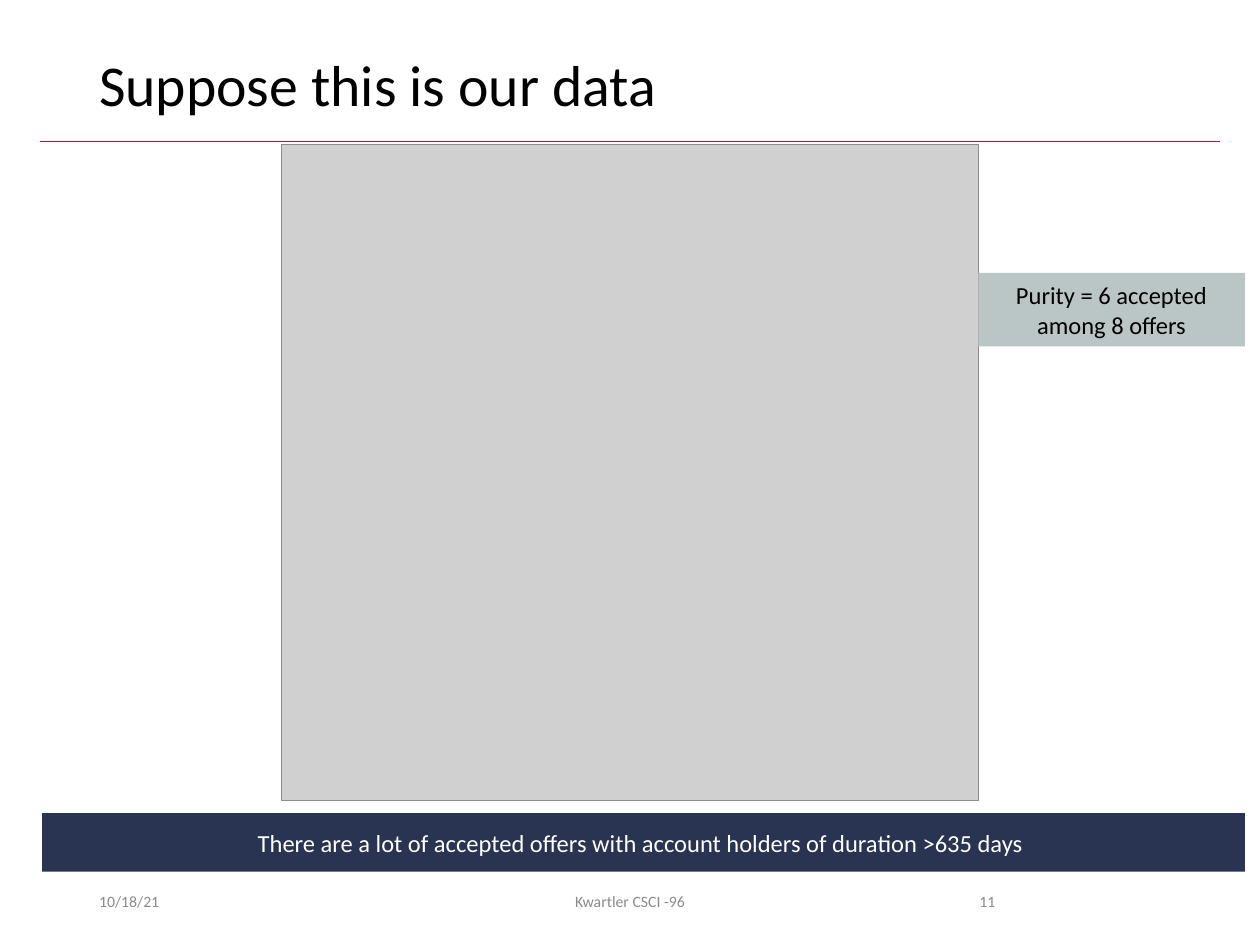
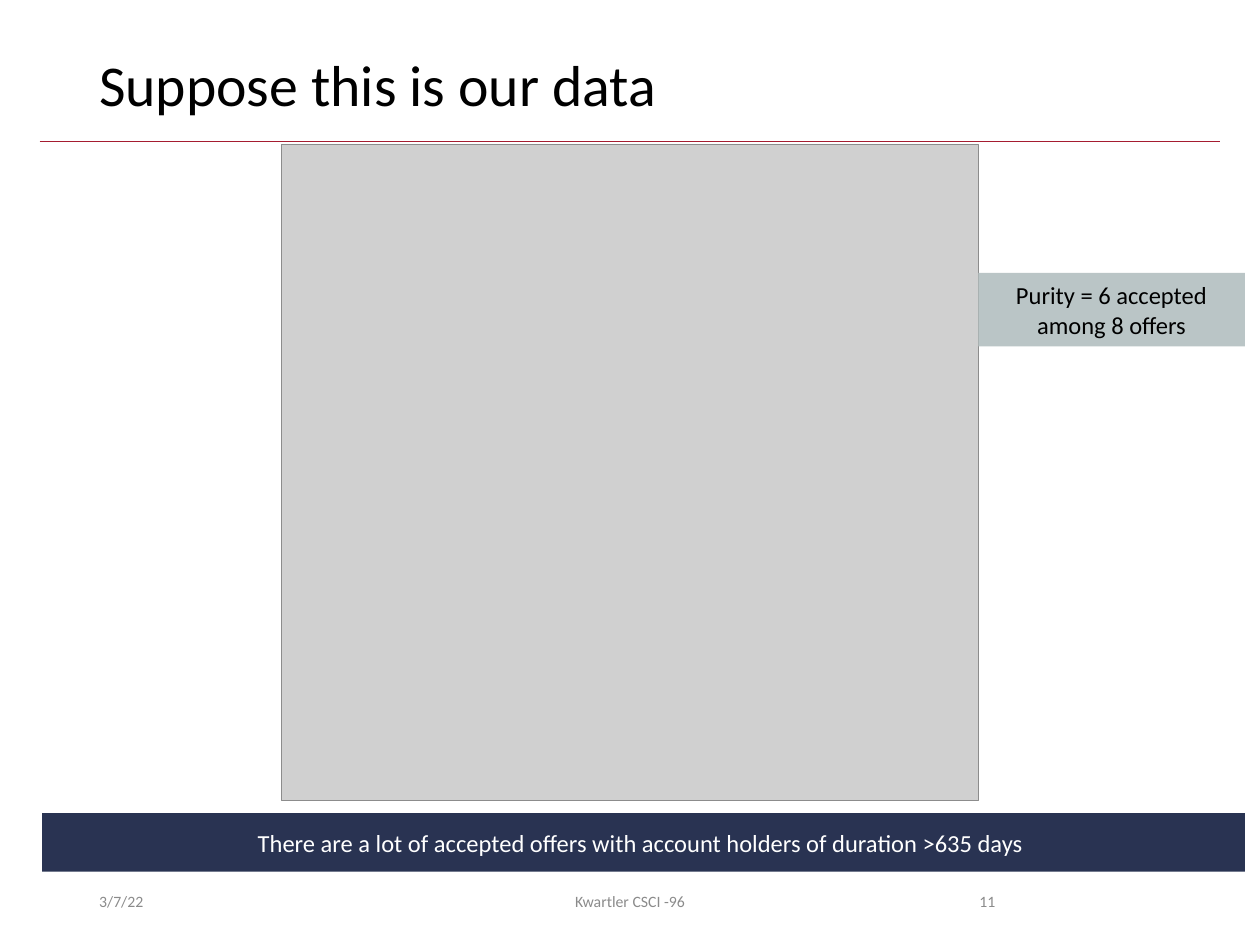
Before and after one commit to kwartler/Harvard_DataMining_Business_Student, a slide deck: slide 11 of Lessons/F_KNN_Decision_Tree/F_Decision Trees.pptx. Drawn at 1260x945 pixels with LibreOffice and Linux fonts; fonts in the diff are those of the drawing; grey boxes stand for pictures; background and template pictures are left out. Boxes give left, top, right and bottom in pixels: in the first picture for what was removed or moved away, otherwise in the second. Text is boxed around its words. In the diff, an @@ line names an element or a change of style, - is before the commit and + after.

```diff
--- a/Lessons/F_KNN_Decision_Tree/F_Decision Trees.pptx
+++ b/Lessons/F_KNN_Decision_Tree/F_Decision Trees.pptx
@@ text at [99, 896, 143, 908]: text changed @@
-10/18/21
+3/7/22
```
Also in this commit, not shown: 33 other slides changed, 2 other files.
